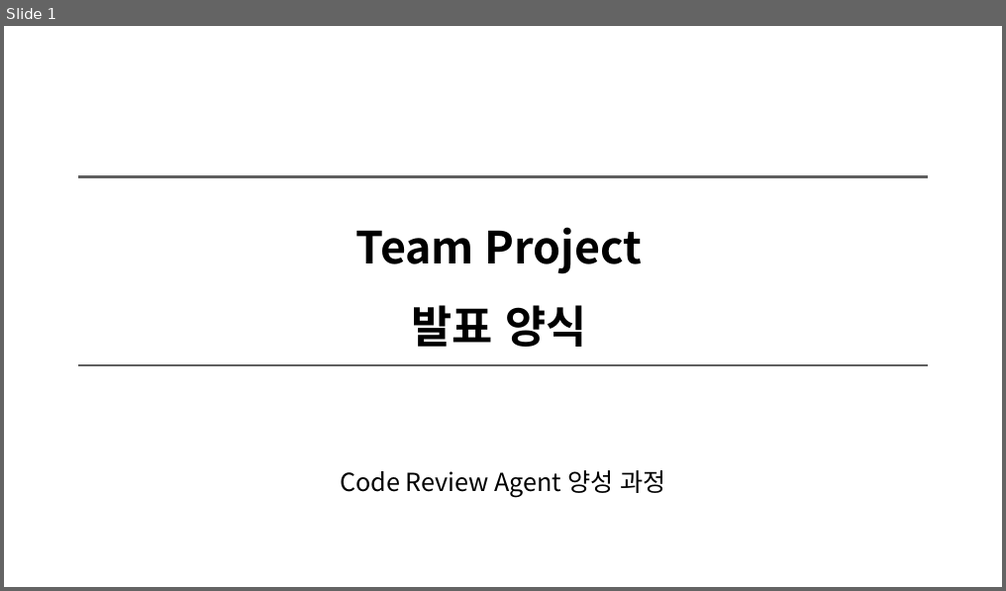
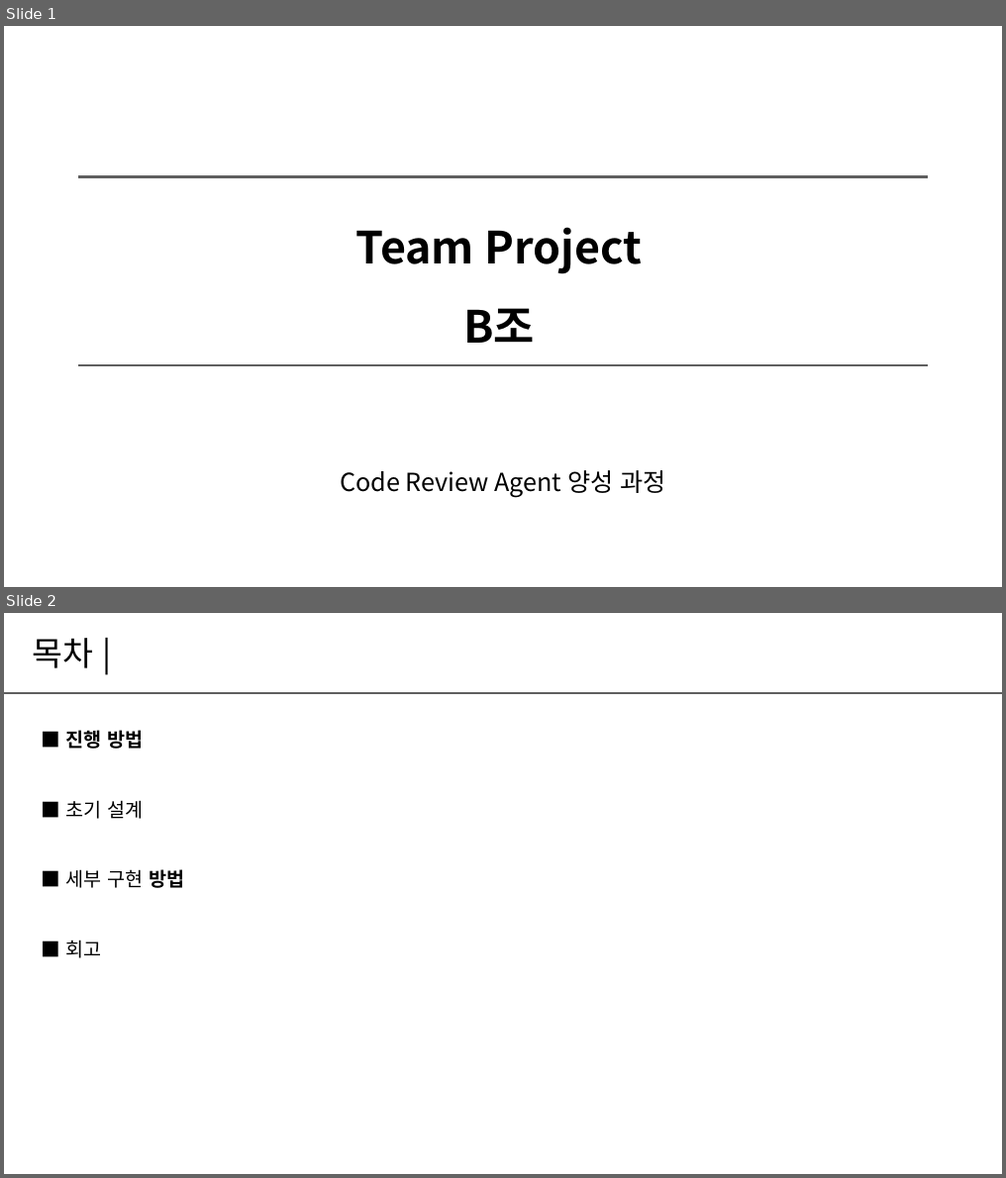
Before and after one commit to Rakjunyang/BeautifulCode, a slide deck: 팀프로젝트＿발표양식_B조.pptx. Shown one above the other, each under a label of ours: slide 1 before the commit, slides 1 and 2 after it. The pictures are 1006x591 and 1006x1178 pixels, drawn with LibreOffice and Linux fonts; fonts in the diff are those of the drawing. Boxes give left, top, right and bottom in pixels: in the first picture for what was removed or moved away, otherwise in the second. Text is boxed around its words. In the diff, an @@ line names an element or a change of style, - is before the commit and + after.

Commit message:
발표 자료 앞부분 작성 후 upload

```diff
--- a/팀프로젝트＿발표양식_B조.pptx
+++ b/팀프로젝트＿발표양식_B조.pptx
@@ slide 2 added at box(4, 613, 1002, 1174), background #FFFFFF @@
@@ text added at box(32, 638, 93, 668), 24 pt, text #000000 @@
+목차 |
@@ line added from (4, 693) to (1002, 693), #5F5F5F 2 pt @@
@@ text added at box(66, 730, 184, 959), 14 pt, text #000000 @@
+■ 진행 방법
+■ 초기 설계
+■ 세부 구현 방법
+■ 회고
@@ slide 1 changed as well @@
@@ text at box(356, 227, 642, 343): text changed @@
-Team Project
-발표 양식
+Team Project
+B조
```
Also in this commit, not shown: 2 other slides changed, 6 other slides added, 8 slides removed.
